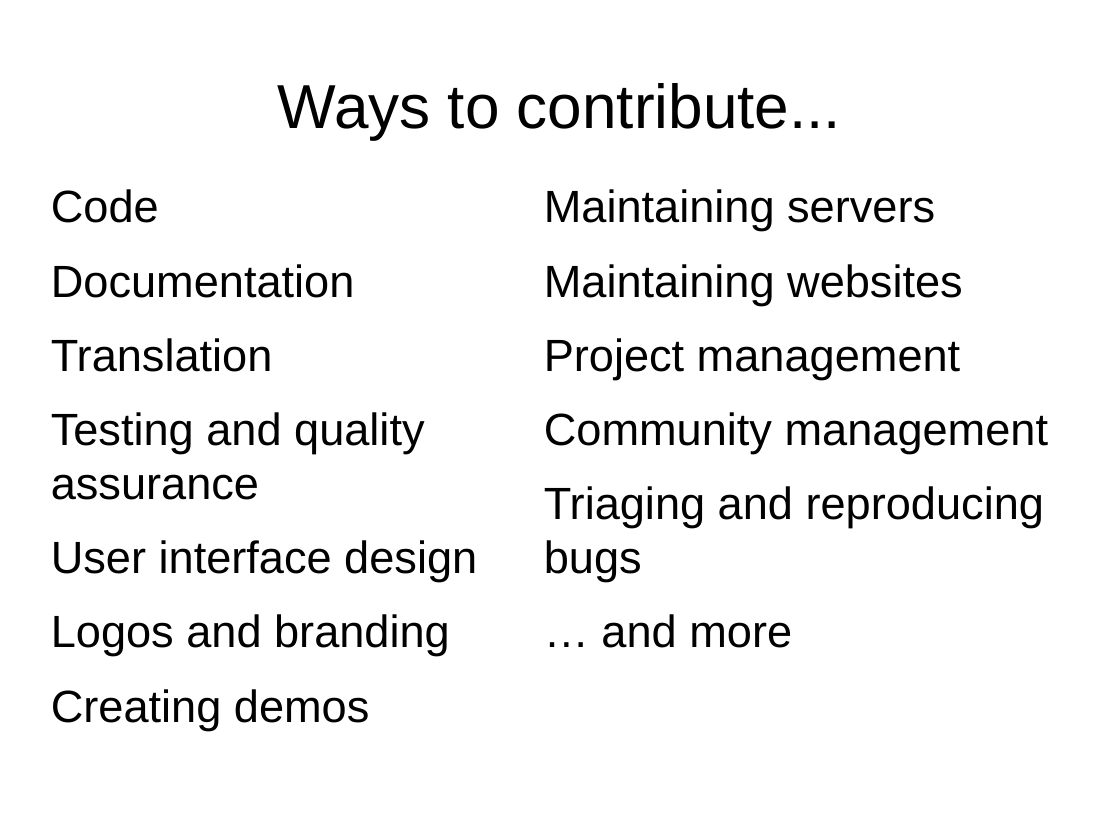
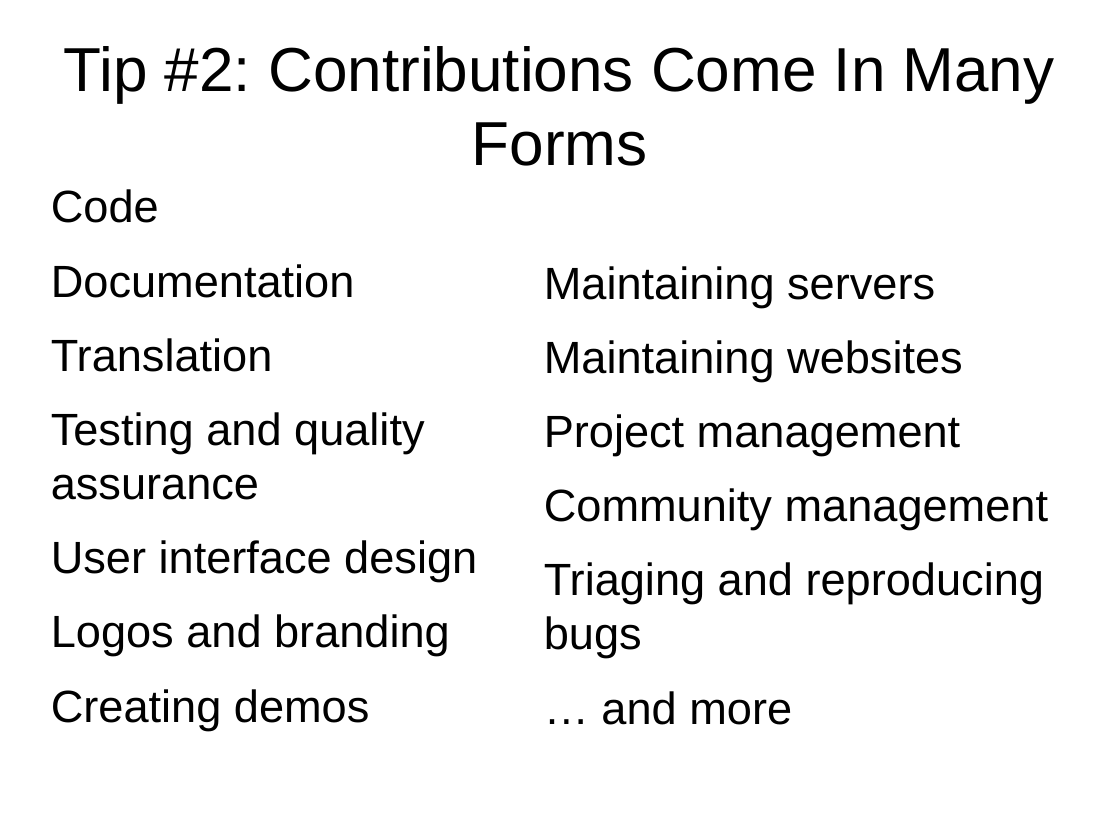
Before and after one commit to openhatch/open-source-comes-to-campus, a slide deck: slide 7 of curriculum/presentations/standard_slides.odp (slide 4 before the commit). Drawn at 1120x840 pixels with LibreOffice and Linux fonts; fonts in the diff are those of the drawing. Boxes give left, top, right and bottom in pixels: in the first picture for what was removed or moved away, otherwise in the second. Text is boxed around its words. In the diff, an @@ line names an element or a change of style, - is before the commit and + after.

```diff
--- a/curriculum/presentations/standard_slides.odp
+++ b/curriculum/presentations/standard_slides.odp
@@ title at bbox=[64, 46, 1055, 166]: text changed @@
-Ways to contribute...
+Tip #2: Contributions Come In Many Forms
@@ text "Maintaining servers" rewrapped from bbox=[544, 189, 1048, 648] to bbox=[544, 266, 1044, 725] @@
```
Also in this commit, not shown: 2 other slides changed, 5 slides added, 2 slides removed.
